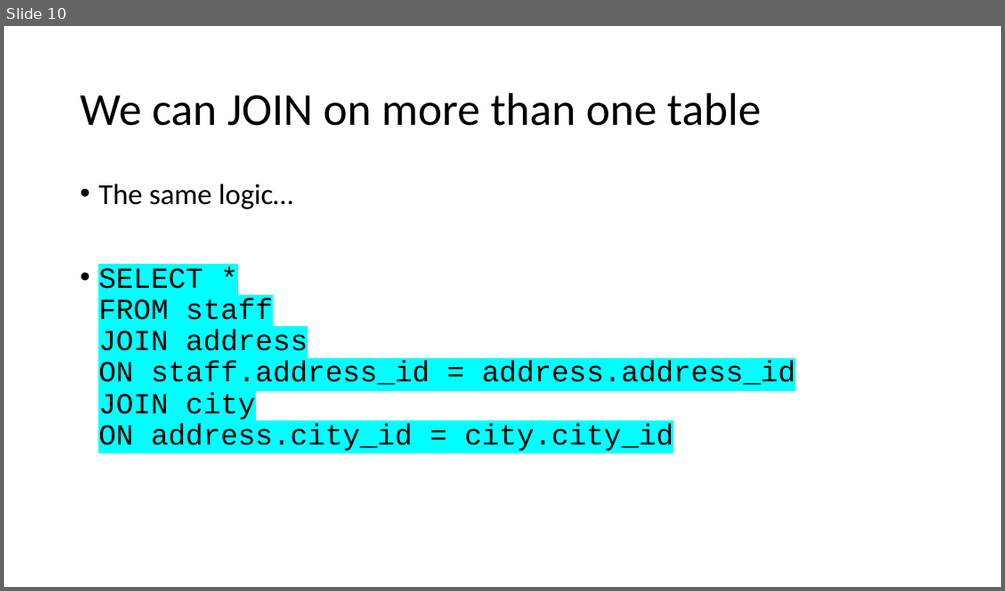
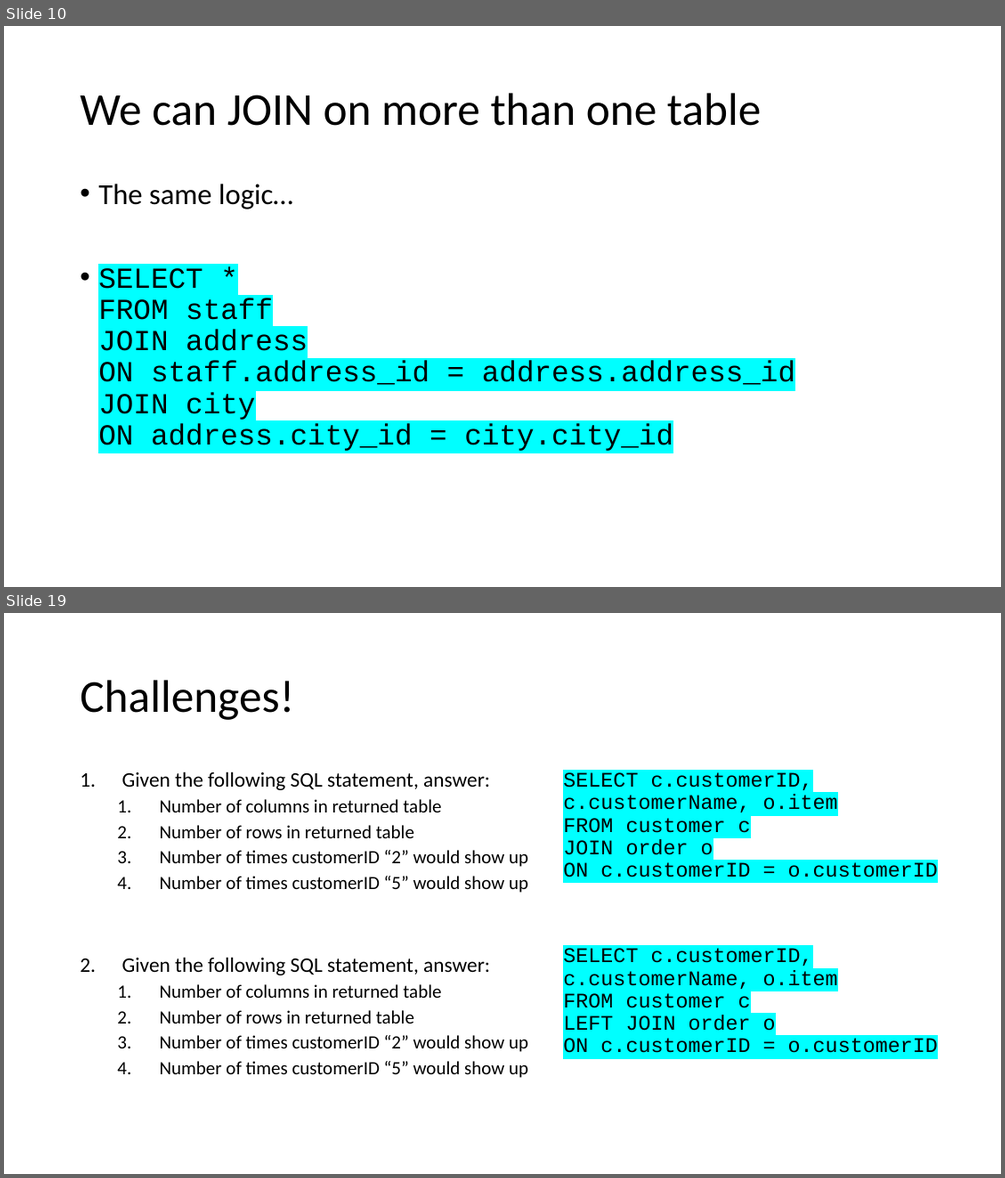
Before and after one commit to TataAndBigData/Practical-ML-DS, a slide deck: Chapter 2. Python for Data Scientists/Module 2. SQL/1. SQL Joins.pptx. Shown one above the other, each under a label of ours: slide 10 before the commit, slides 10 and 19 after it; the slides between them are not shown. The pictures are 1005x591 and 1005x1178 pixels, drawn with LibreOffice and Linux fonts; fonts in the diff are those of the drawing. Boxes give left, top, right and bottom in pixels: in the first picture for what was removed or moved away, otherwise in the second. Text is boxed around its words. In the diff, an @@ line names an element or a change of style, - is before the commit and + after.

```diff
--- a/Chapter 2. Python for Data Scientists/Module 2. SQL/1. SQL Joins.pptx
+++ b/Chapter 2. Python for Data Scientists/Module 2. SQL/1. SQL Joins.pptx
@@ slide 19 added at (4,613,1001,1174), background #FFFFFF @@
@@ title added at (80,680,294,720), 44 pt, text #000000 @@
+Challenges!
@@ text added at (122,771,528,1078), 18 pt, text #000000 @@
+1. Given the following SQL statement, answer:
+  1. Number of columns in returned table
+  2. Number of rows in returned table
+  3. Number of times customerID “2” would show up
+  4. Number of times customerID “5” would show up
+2. Given the following SQL statement, answer:
+  1. Number of columns in returned table
+  2. Number of rows in returned table
+  3. Number of times customerID “2” would show up
+  4. Number of times customerID “5” would show up
@@ text added at (563,772,938,1053), 20 pt, text #000000 @@
+SELECT c.customerID, c.customerName, o.item
+FROM customer c
+JOIN order o
+ON c.customerID = o.customerID
+SELECT c.customerID, c.customerName, o.item
+FROM customer c
+LEFT JOIN order o
+ON c.customerID = o.customerID
```
Also in this commit, not shown: 4 slides changed, 4 other slides added.
